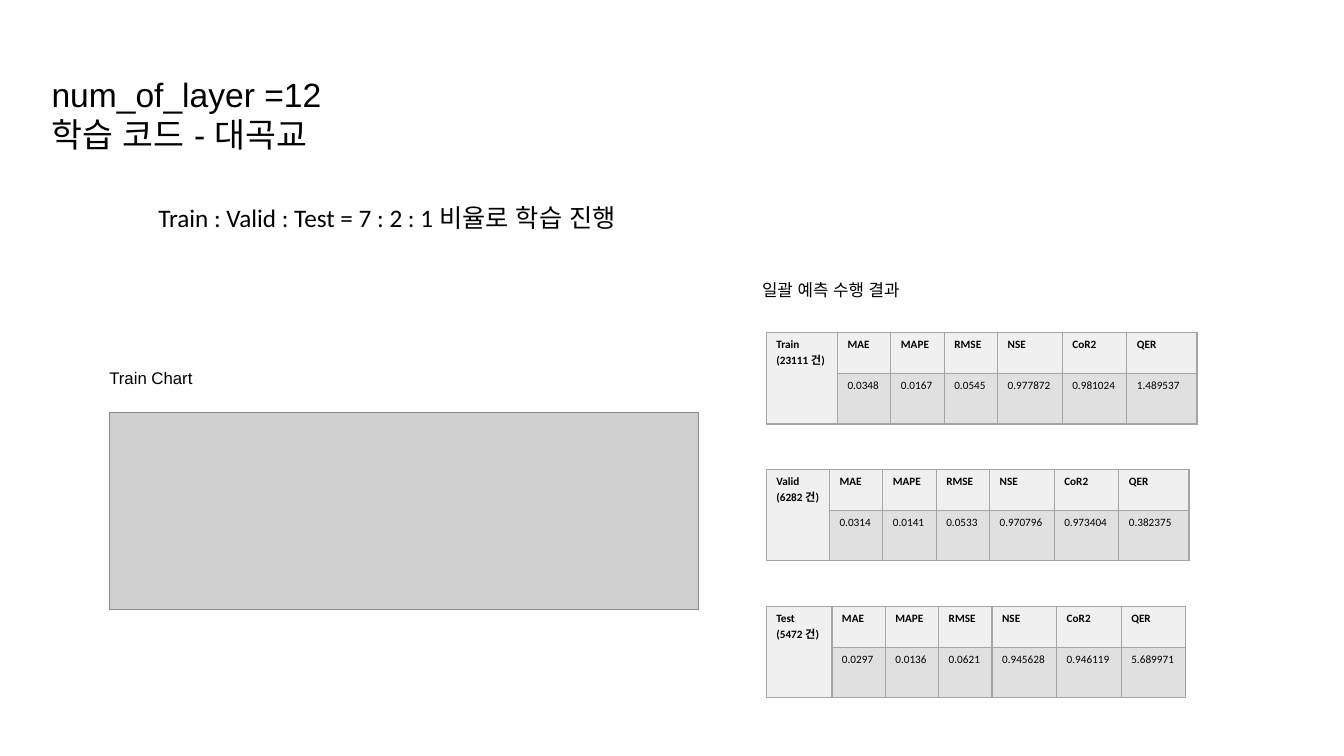
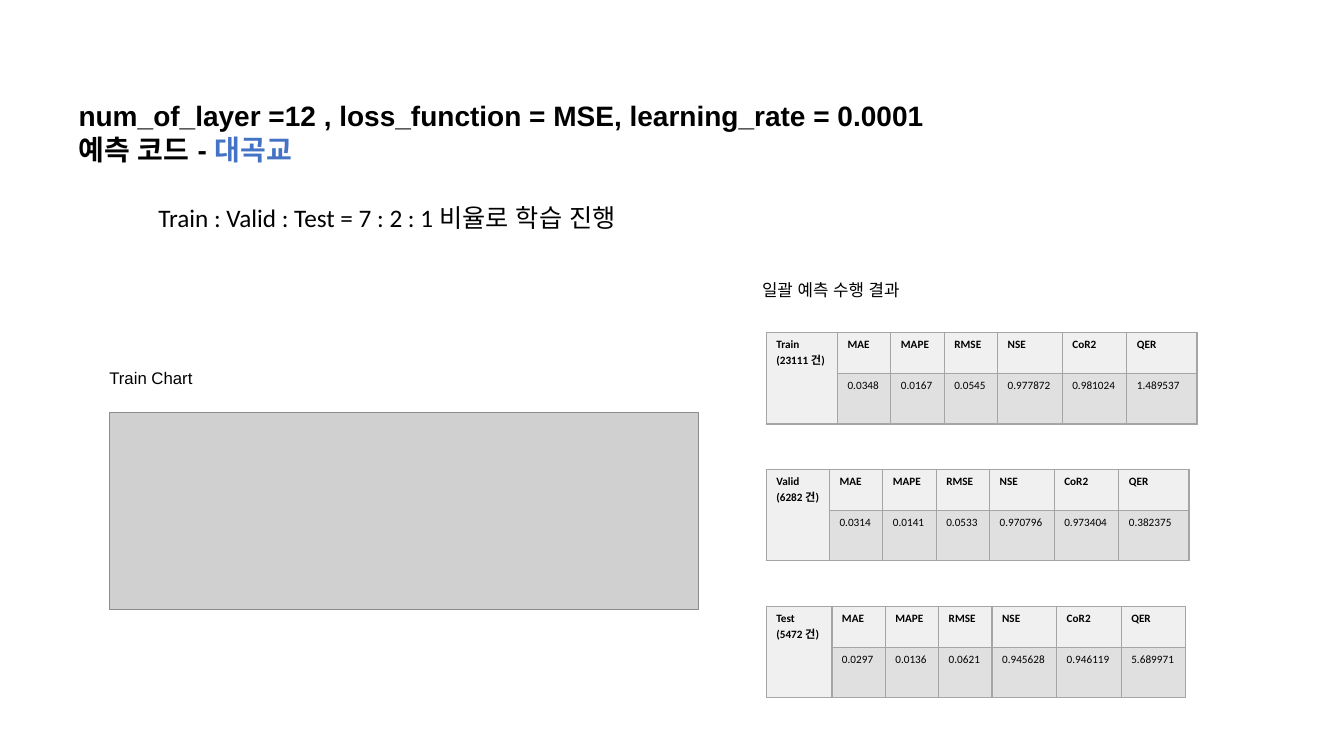
Before and after one commit to JEONGMIN0000/TrainDataCreater_LSTM, a slide deck: slide 10 of ParallelLSTM/result/성능개선 3 결과.pptx (slide 19 before the commit). Drawn at 1344x756 pixels with LibreOffice and Linux fonts; fonts in the diff are those of the drawing; grey boxes stand for pictures. Boxes give left, top, right and bottom in pixels: in the first picture for what was removed or moved away, otherwise in the second. Text is boxed around its words. In the diff, an @@ line names an element or a change of style, - is before the commit and + after.

```diff
--- a/ParallelLSTM/result/성능개선 3 결과.pptx
+++ b/ParallelLSTM/result/성능개선 3 결과.pptx
@@ text at [79,105,923,163]: text changed; size 24 to 20 pt; bold on @@
-num_of_layer =12 학습 코드 - 대곡교
+num_of_layer =12 , loss_function = MSE, learning_rate = 0.0001
+예측 코드 - 대곡교
```
Also in this commit, not shown: 8 other slides changed, 9 slides removed, 1 other file.
